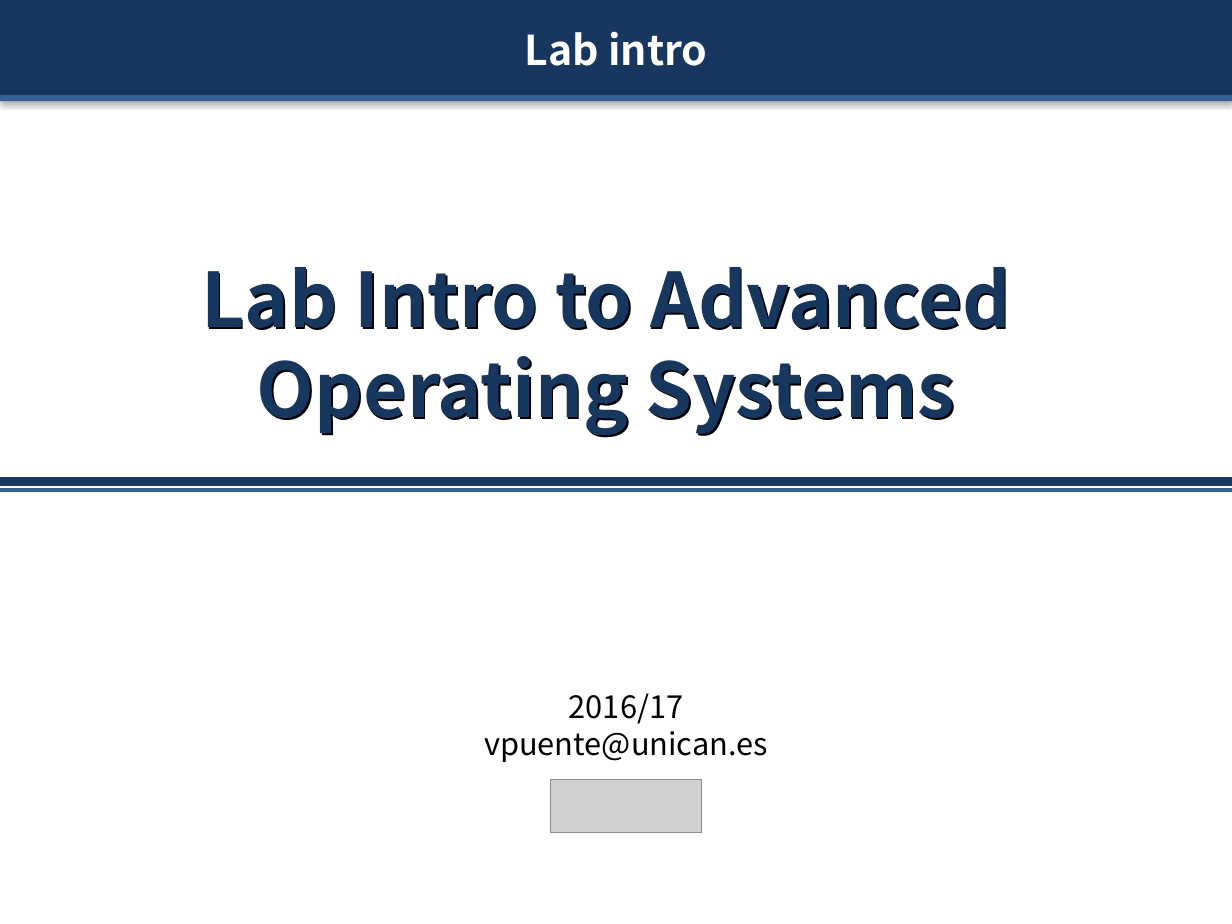
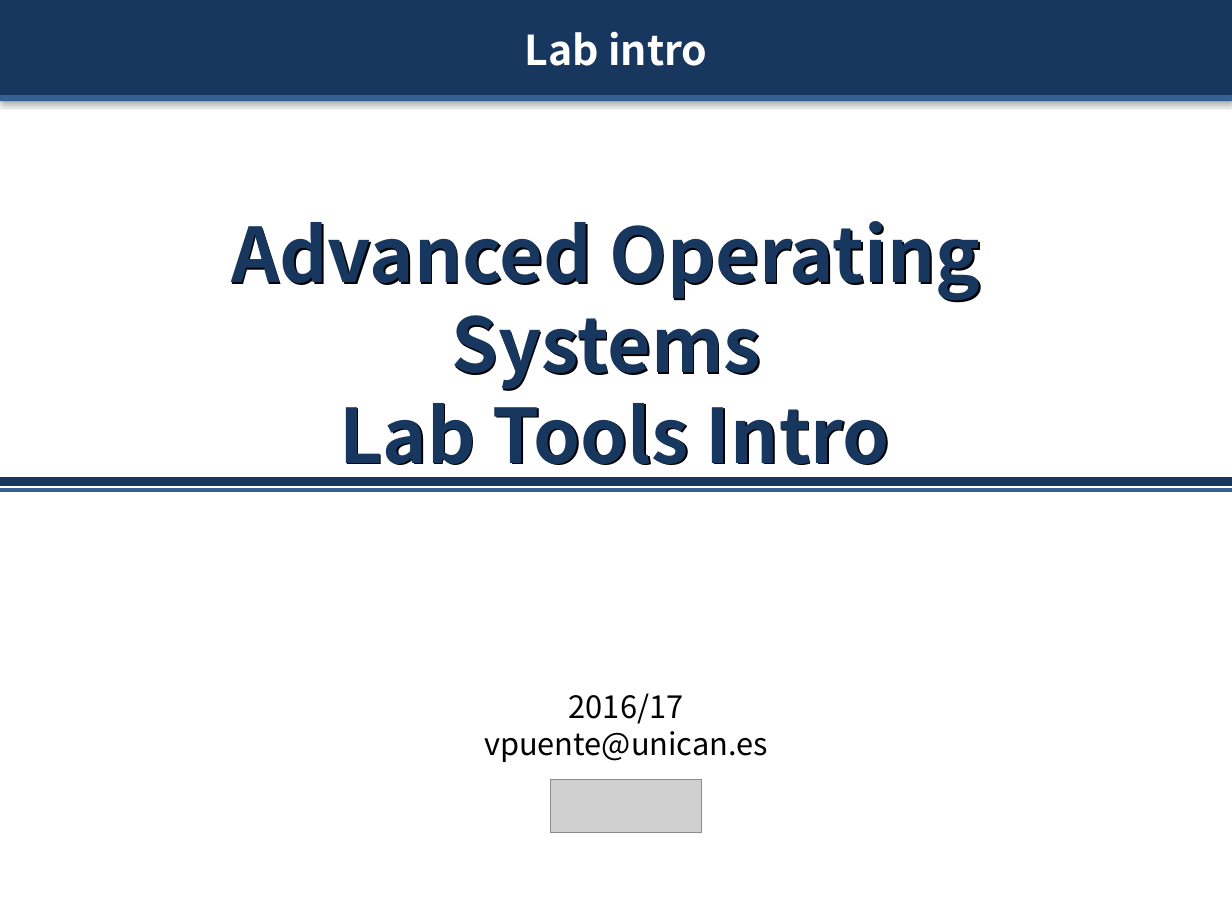
Before and after one commit to ZdravkoDimitrovArnaudov/AOS-XV6-RISCV, a slide deck: slide 1 of 00_Intro.pptx. Drawn at 1232x924 pixels with LibreOffice and Linux fonts; fonts in the diff are those of the drawing; grey boxes stand for pictures. Boxes give left, top, right and bottom in pixels: in the first picture for what was removed or moved away, otherwise in the second. Text is boxed around its words. In the diff, an @@ line names an element or a change of style, - is before the commit and + after.

```diff
--- a/00_Intro.pptx
+++ b/00_Intro.pptx
@@ title at box(231, 221, 981, 482): text changed @@
-Lab Intro to Advanced Operating Systems
+Advanced Operating Systems
+Lab Tools Intro
```
Also in this commit, not shown: 9 other slides changed, 5 slides added, 1 other file.
